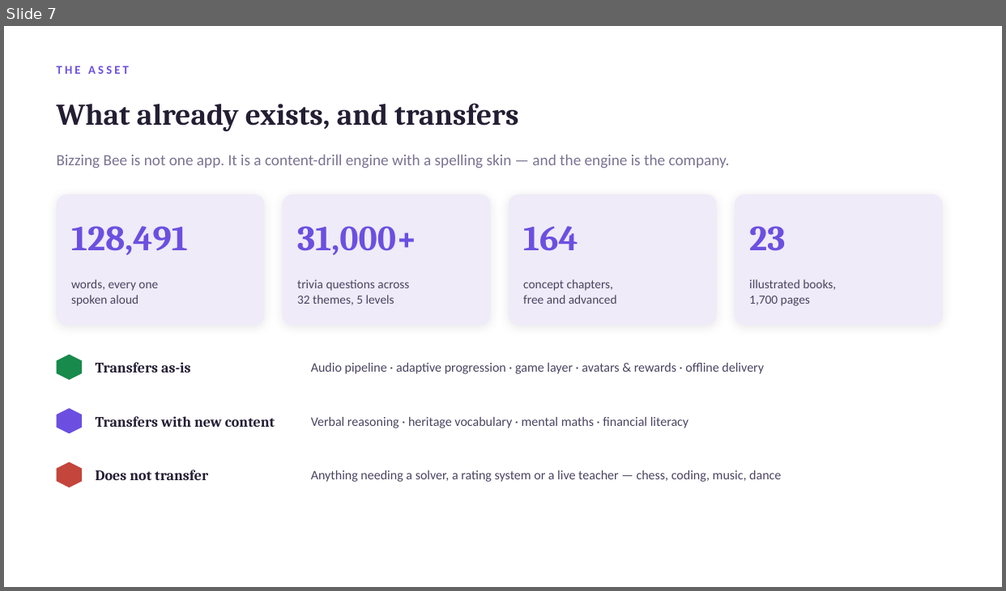
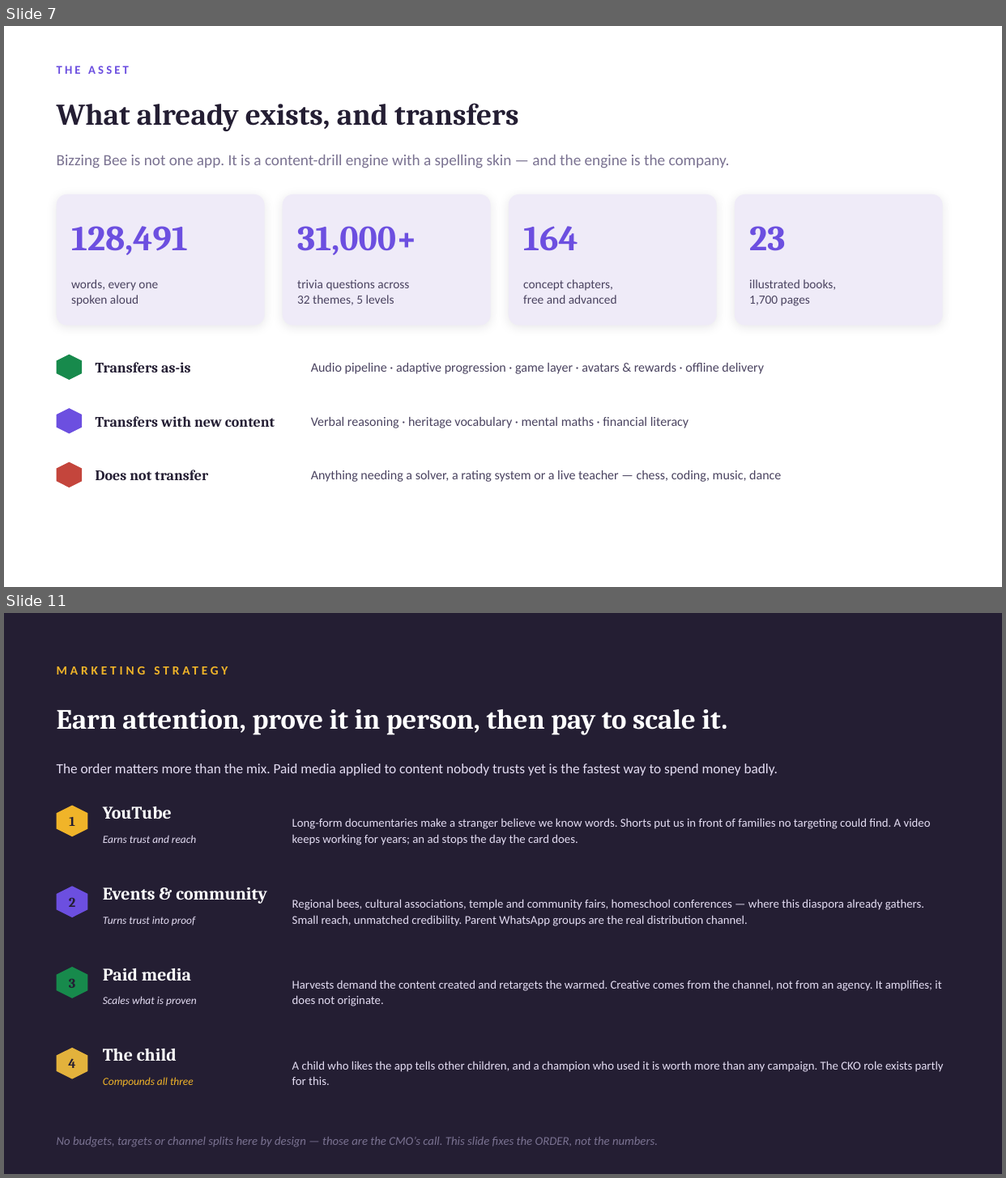
Before and after one commit to aayuvis/Bizzing-Bee, a slide deck: strategy/Bizzing-Strategy-Org.pptx. Shown one above the other, each under a label of ours: slide 7 before the commit, slides 7 and 11 after it; the slides between them are not shown. The pictures are 1006x591 and 1006x1178 pixels, drawn with LibreOffice and Linux fonts; fonts in the diff are those of the drawing. Boxes give left, top, right and bottom in pixels: in the first picture for what was removed or moved away, otherwise in the second. Text is boxed around its words. In the diff, an @@ line names an element or a change of style, - is before the commit and + after.

```diff
--- a/strategy/Bizzing-Strategy-Org.pptx
+++ b/strategy/Bizzing-Strategy-Org.pptx
@@ slide 11 added at <box>4,613,1002,1174</box>, background #241E33 @@
@@ text added at <box>57,658,655,682</box>, 12 pt, text #F0B429, bold @@
+MARKETING STRATEGY
@@ text added at <box>57,709,727,735</box>, 27 pt, text #FFFFFF, bold @@
+Earn attention, prove it in person, then pay to scale it.
@@ text added at <box>57,764,778,776</box>, 13.5 pt, text #E3DCF2 @@
+The order matters more than the mix. Paid media applied to content nobody trusts yet is the fastest way to spend money badly.
@@ hexagon added at <box>57,806,88,837</box>, fill #F0B429 @@
@@ text added at <box>103,807,172,819</box>, 17 pt, text #FFFFFF, bold @@
+YouTube
@@ text added at <box>69,817,75,826</box>, 13 pt, text #241E33, bold @@
+1
@@ text added at <box>292,818,931,845</box>, 11.5 pt, text #E3DCF2 @@
+Long-form documentaries make a stranger believe we know words. Shorts put us in front of families no targeting could find. A video keeps working for years; an ad stops the day the card does.
@@ text added at <box>103,835,196,843</box>, 10.5 pt, text #E3DCF2, italic @@
+Earns trust and reach
@@ hexagon added at <box>57,886,88,918</box>, fill #6C4FE0 @@
@@ text added at <box>69,897,75,907</box>, 13 pt, text #241E33, bold @@
+2
@@ text added at <box>103,888,267,904</box>, 17 pt, text #FFFFFF, bold @@
+Events & community
@@ text added at <box>292,899,924,926</box>, 11.5 pt, text #E3DCF2 @@
+Regional bees, cultural associations, temple and community fairs, homeschool conferences — where this diaspora already gathers. Small reach, unmatched credibility. Parent WhatsApp groups are the real distribution channel.
@@ text added at <box>103,917,195,926</box>, 10.5 pt, text #E3DCF2, italic @@
+Turns trust into proof
@@ hexagon added at <box>57,967,88,999</box>, fill #178A4C @@
@@ text added at <box>103,969,191,981</box>, 17 pt, text #FFFFFF, bold @@
+Paid media
@@ text added at <box>69,979,75,988</box>, 13 pt, text #241E33, bold @@
+3
@@ text added at <box>103,996,197,1006</box>, 10.5 pt, text #E3DCF2, italic @@
+Scales what is proven
@@ text added at <box>292,980,941,1007</box>, 11.5 pt, text #E3DCF2 @@
+Harvests demand the content created and retargets the warmed. Creative comes from the channel, not from an agency. It amplifies; it does not originate.
@@ hexagon added at <box>57,1048,88,1080</box>, fill #E3B23C @@
@@ text added at <box>103,1049,177,1061</box>, 17 pt, text #FFFFFF, bold @@
+The child
@@ text added at <box>68,1059,75,1068</box>, 13 pt, text #241E33, bold @@
+4
@@ text added at <box>292,1061,944,1085</box>, 11.5 pt, text #E3DCF2 @@
+A child who likes the app tells other children, and a champion who used it is worth more than any campaign. The CKO role exists partly for this.
@@ text added at <box>103,1077,194,1087</box>, 10.5 pt, text #F0B429, italic @@
+Compounds all three
@@ text added at <box>57,1137,658,1148</box>, 11.5 pt, text #7A7291, italic @@
+No budgets, targets or channel splits here by design — those are the CMO’s call. This slide fixes the ORDER, not the numbers.
```
Also in this commit, not shown: 1 slide changed, 6 other slides added, 2 slides removed, 2 other files.
